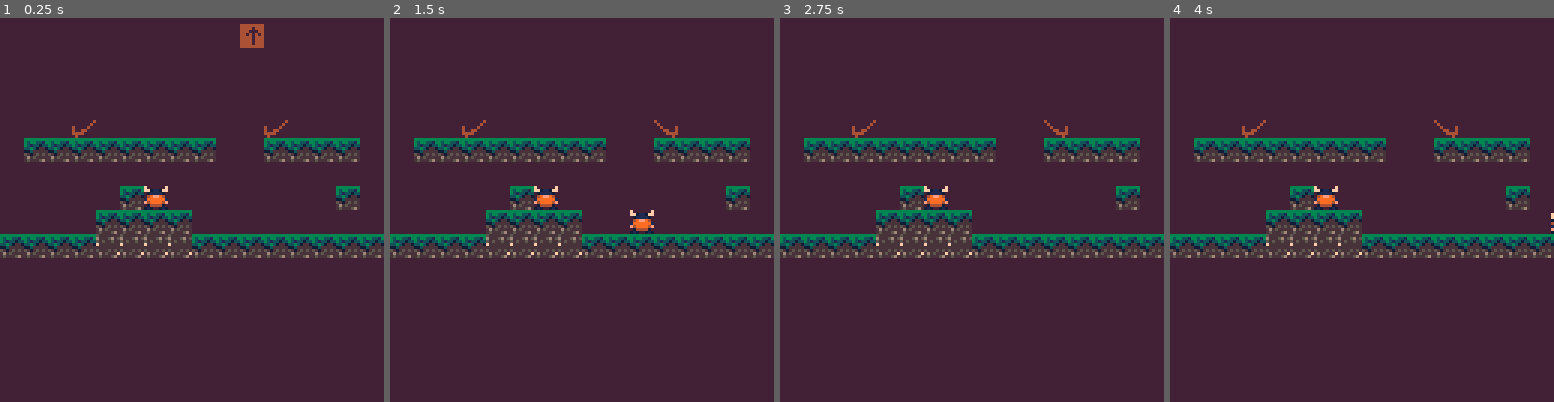
Above: before the commit, frames 1-4 (left to right).
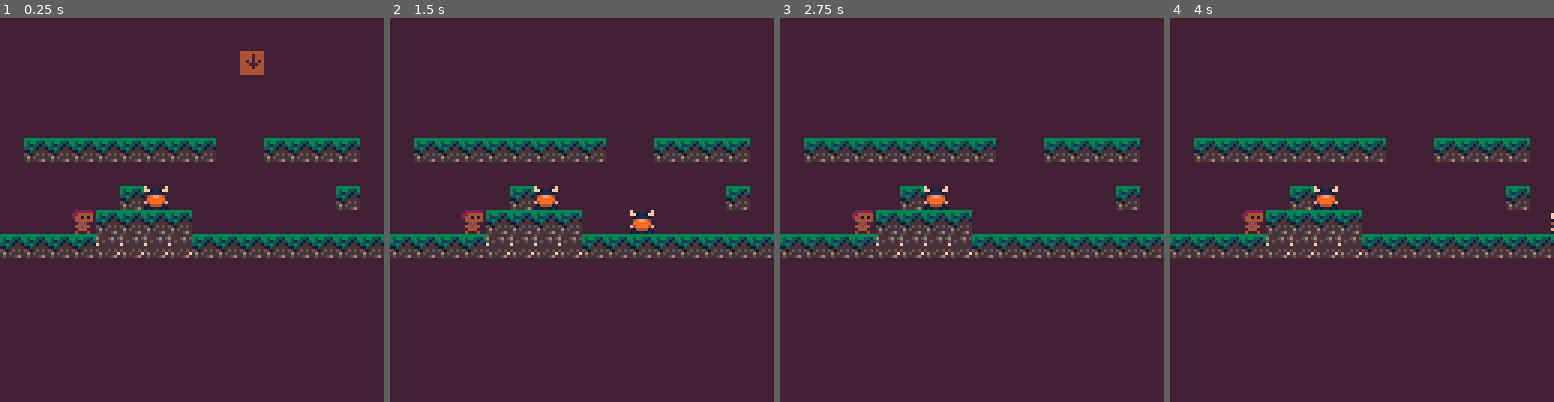
Above: after the commit, the same moments.

Repository: Zetneki/Rock-Paper-Vikings
Game: PICO-8 cartridge testgame.p8
The game is run twice, just before and just after one commit, with the same random seed, the same clock (stepped at 60 frames per second) and the same inputs.
Inputs:
- Up to frame 1 (0.25 s): no input
- Up to frame 2 (1.5 s): no input
- Up to frame 3 (2.75 s): hold Right 1.6-2.1 s; hold Up 2.15-2.42 s; hold Right from 2.47 s (still down)
- Up to frame 4 (4 s): release Right at 3.03 s; hold Left 3.08-3.58 s; hold Down 3.63-3.97 s

The runs differ from the first frame. In frame 1, 1.0% of the frame differs, in the area x 18-75%, y 1-57%; in frame 2, 0.4%; in frame 3, 0.4%; in frame 4, 0.4%.

Commit message:
cowboy and quicktime event works

Diff:
--- /dev/null
+++ b/cowboy.lua
@@ -0,0 +1,101 @@
+function update_cowboy(e)
+
+	local center_x = e.x + e.w/2
+	local center_y = e.y + e.h/2
+
+	local dx = player.x - center_x
+	local dy = player.y - center_y
+	local dist = sqrt(dx*dx + dy*dy)
+
+	if e.c_state == "idle" then
+
+		if dist < e.pull_range then
+			e.c_state = "pulling"
+			e.c_timer = e.pull_duration
+
+			player.pre_trap_x = player.x
+			player.pre_trap_y = player.y
+		end
+
+	elseif e.c_state == "pulling" then
+
+		if dist > 1 then
+			player.x -= (dx/dist) * e.pull_strength
+			player.y -= (dy/dist) * e.pull_strength
+		end
+
+		player.trapped_by = e
+
+		-- struggle input check
+		if btnp(⬅️) and player.struggle_last_btn ~= "l" then
+			player.struggle_progress += 1
+			player.struggle_last_btn = "l"
+		elseif btnp(➡️) and player.struggle_last_btn ~= "r" then
+			player.struggle_progress += 1
+			player.struggle_last_btn = "r"
+		end
+
+		player.struggle_progress -= 0.05
+		player.struggle_progress = mid(0, player.struggle_progress, e.struggle_needed)
+
+		e.c_timer -= 1
+
+		if player.struggle_progress >= e.struggle_needed
+		or e.c_timer <= 0 then
+			-- mindket esetben: elinditjuk a visszaroppenest
+			player.struggle_progress = 0
+			player.struggle_last_btn = nil
+
+			player.release_start_x = player.x
+			player.release_start_y = player.y
+			player.release_timer = player.release_duration
+
+			e.c_state = "release"
+		end
+
+	elseif e.c_state == "release" then
+
+		player.release_timer -= 1
+
+		local t = 1 - (player.release_timer / player.release_duration)
+		t = mid(0, t, 1)
+
+		player.x = lerp(player.release_start_x, player.pre_trap_x, t)
+		player.y = lerp(player.release_start_y, player.pre_trap_y, t)
+
+		if player.release_timer <= 0 then
+			player.x = player.pre_trap_x
+			player.y = player.pre_trap_y
+			player.dx = 0
+			player.dy = 0
+			player.trapped_by = nil
+
+			e.c_state = "pause"
+			e.c_timer = e.pause_duration
+		end
+
+	elseif e.c_state == "pause" then
+
+		e.c_timer -= 1
+
+		if e.c_timer <= 0 then
+			if dist < e.pull_range then
+				e.c_state = "pulling"
+				e.c_timer = e.pull_duration
+
+				player.pre_trap_x = player.x
+				player.pre_trap_y = player.y
+			else
+				e.c_state = "idle"
+			end
+		end
+
+	end
+
+	e.flp = player.x < e.x
+
+end
+
+function lerp(a, b, t)
+	return a + (b-a) * t
+end
--- a/enemy.lua
+++ b/enemy.lua
@@ -28,7 +28,16 @@
     orbit_angle=rnd(1),
     detect_range=40,
     chase_speed=0.75,
-    w_state="orbit"
+    w_state="orbit",
+
+    -- cowboy
+    c_state="idle",
+    pull_range=40,
+    pull_strength=0.3,
+    pull_duration=60,
+    pause_duration=60,
+    c_timer=0,
+    struggle_needed=5,
 	}
 
 	add(enemies,enemy)
@@ -58,10 +67,6 @@
 
 end
 
-function update_cowboy(e)
-
-end
-
 function update_dead_enemy(e)
 
 	e.dy += gravity
@@ -80,11 +85,22 @@
       local e_spr = 128
       if (e.dead) e_spr = 129
       spr(e_spr,e.x,e.y,e.w / 8,e.h / 8, e.flp, false)
-    end
-    if e.type == "wizard" then
+    elseif e.type == "wizard" then
       local e_spr = 144
       if (e.dead) e_spr = 145
       spr(e_spr,e.x,e.y,e.w / 8,e.h / 8, e.flp, false)
+    elseif e.type == "cowboy" then
+      local e_spr = 160
+      if (e.dead) e_spr = 161
+      spr(e_spr,e.x,e.y,e.w / 8,e.h / 8, e.flp, false)
+
+      -- progress bar
+      if player.trapped_by and player.trapped_by.c_state == "pulling" then
+        local bar_w = 16
+        local fill = flr(bar_w * player.struggle_progress / player.trapped_by.struggle_needed)
+        rect(player.x-4, player.y-8, player.x-4+bar_w, player.y-5, 7)
+        rectfill(player.x-4, player.y-8, player.x-4+fill, player.y-5, 8)
+    end
     end
   end
 end
--- a/main.lua
+++ b/main.lua
@@ -41,7 +41,18 @@
 		double_jump=true,
 		on_wall_left=false,
 		on_wall_right=false,
-		dead=false
+		dead=false,
+
+		-- cowboy quick time event
+		struggle_progress=0,
+		struggle_last_btn=nil,
+		trapped_by=nil,
+		pre_trap_x=0,
+		pre_trap_y=0,
+		release_timer=0,
+		release_duration=10,
+		release_start_x=0,
+		release_start_y=0,
   }
 
 	-- enemy:
@@ -52,10 +63,9 @@
 	-- type,
 	enemies = {}
 
-	spawn_enemy(24,32,"knight")
-	spawn_enemy(88,32,"knight")
-	spawn_enemy(88, 24, "wizard")
-
+	--spawn_enemy(24,32,"knight")
+	--spawn_enemy(88, 24, "wizard")
+	spawn_enemy(24,64,"cowboy")
 
 	palettes={
 		base = {
--- a/player_move.lua
+++ b/player_move.lua
@@ -1,4 +1,11 @@
 function move()
+	if player.trapped_by then
+		-- gravitacio es minden mozgas ki, csak struggle szamit
+		player.dx = 0
+		player.dy = 0
+		return
+	end
+
 	player.dy += gravity
 	player.dx *= friction
 
--- a/testgame.p8
+++ b/testgame.p8
@@ -11,6 +11,7 @@
 #include enemy.lua
 #include knight.lua
 #include wizard.lua
+#include cowboy.lua
 __gfx__
 00000000700000070708807000000007000000700000000044444444444444440089987730000007444444444440444444440444000000000000000000000000
 00000000778998770789987000899877008998707000000744440444444404440899998700899877440404444444040444440444000000000000000000000000
@@ -84,6 +85,22 @@
 40044000044044000000000000000000000000000000000000000000000000000000000000000000000000000000000000000000000000000000000000000000
 44440000440004400000000000000000000000000000000000000000000000000000000000000000000000000000000000000000000000000000000000000000
 04000000400000440000000000000000000000000000000000000000000000000000000000000000000000000000000000000000000000000000000000000000
+22222222222222220000000000000000000000000000000000000000000000000000000000000000000000000000000000000000000000000000000000000000
+22222222222222220000000000000000000000000000000000000000000000000000000000000000000000000000000000000000000000000000000000000000
+29222922229222920000000000000000000000000000000000000000000000000000000000000000000000000000000000000000000000000000000000000000
+22222222222222220000000000000000000000000000000000000000000000000000000000000000000000000000000000000000000000000000000000000000
+22222292222999220000000000000000000000000000000000000000000000000000000000000000000000000000000000000000000000000000000000000000
+99222992229929920000000000000000000000000000000000000000000000000000000000000000000000000000000000000000000000000000000000000000
+29929922229222920000000000000000000000000000000000000000000000000000000000000000000000000000000000000000000000000000000000000000
+22299222222222220000000000000000000000000000000000000000000000000000000000000000000000000000000000000000000000000000000000000000
+01111110011111100000000000000000000000000000000000000000000000000000000000000000000000000000000000000000000000000000000000000000
+11444440114444400000000000000000000000000000000000000000000000000000000000000000000000000000000000000000000000000000000000000000
+14484840144343400000000000000000000000000000000000000000000000000000000000000000000000000000000000000000000000000000000000000000
+0444444004c444c00000000000000000000000000000000000000000000000000000000000000000000000000000000000000000000000000000000000000000
+00a4a00000a4a0c00000000000000000000000000000000000000000000000000000000000000000000000000000000000000000000000000000000000000000
+044a440004ca44000000000000000000000000000000000000000000000000000000000000000000000000000000000000000000000000000000000000000000
+00444000004440c00000000000000000000000000000000000000000000000000000000000000000000000000000000000000000000000000000000000000000
+0400040004c004000000000000000000000000000000000000000000000000000000000000000000000000000000000000000000000000000000000000000000
 __gff__
 0000000000000000000000000000000000000000000000000000000000000000000000000000000000000000000000000000000000000000000000000000000000010100000000000000000000000000000000000000000000000000000000000000000000000000000000000000000000000000000000000000000000000000
 0000000000000000000000000000000000000000000000000000000000000000000000000000000000000000000000000000000000000000000000000000000000000000000000000000000000000000000000000000000000000000000000000000000000000000000000000000000000000000000000000000000000000000
